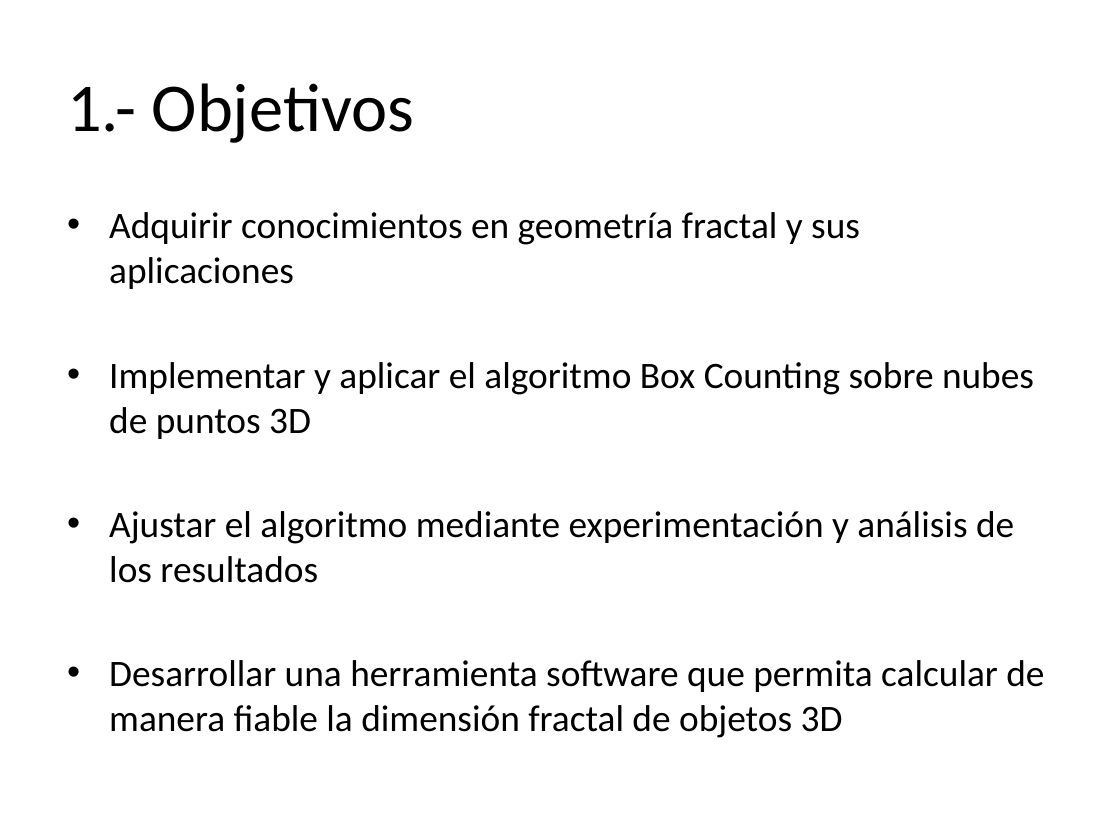
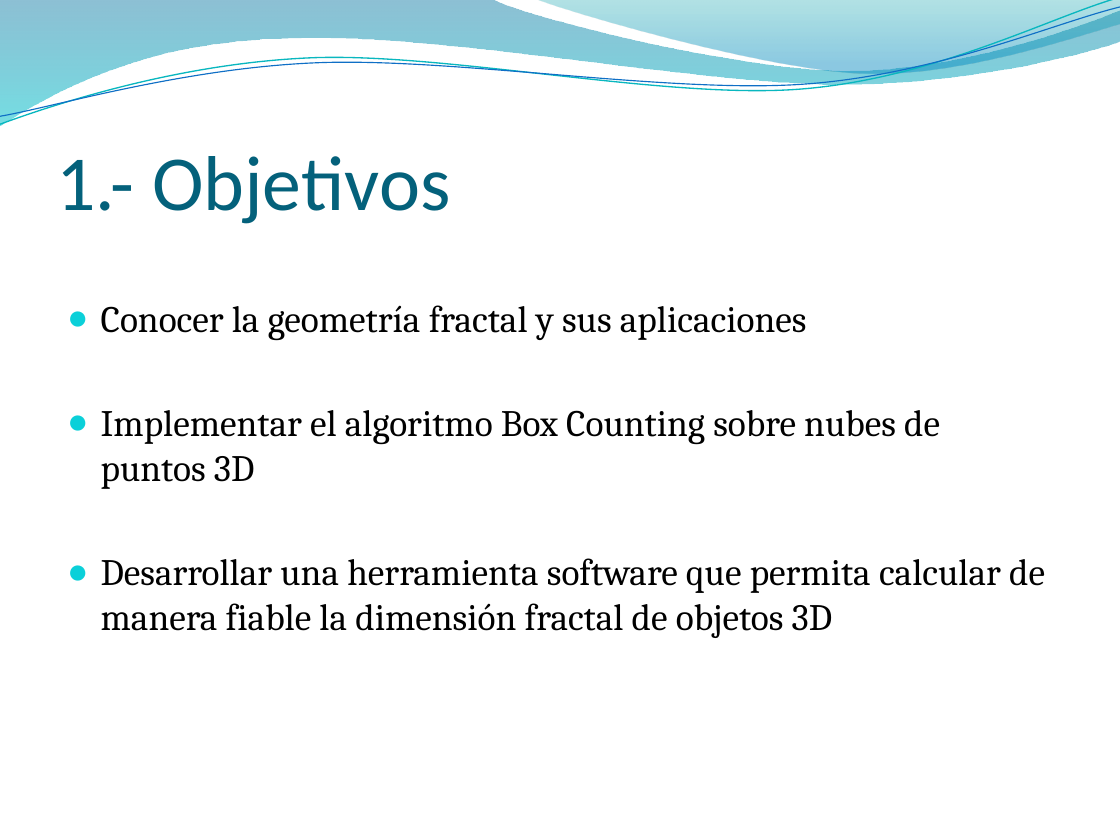
Before and after one commit to givorra/TFG, a slide deck: slide 3 of doc/presentacion.pptx. Drawn at 1120x840 pixels with LibreOffice and Linux fonts; fonts in the diff are those of the drawing; background and template pictures are left out. Boxes give left, top, right and bottom in pixels: in the first picture for what was removed or moved away, otherwise in the second. Text is boxed around its words. In the diff, an @@ line names an element or a change of style, - is before the commit and + after.

Commit message:
Presentacion

```diff
--- a/doc/presentacion.pptx
+++ b/doc/presentacion.pptx
@@ freeform shape added at box(0, 0, 1120, 127), fill gradient #0074A1 to #00C6CF @@
@@ freeform shape added at box(0, 0, 1120, 131), outline #0AB8BF 0.85 pt @@
@@ freeform shape added at box(0, 7, 1120, 125), outline #0F6FC6 0.75 pt @@
@@ freeform shape added at box(536, 0, 1120, 77), fill gradient #00A1A9 to #008BBF @@
@@ title "1.- Objetivos": place and size @@
-title "1.- Objetivos" at box(67, 83, 415, 143)
+title "1.- Objetivos" at box(56, 156, 450, 224)
@@ title "1.- Objetivos" at box(56, 156, 450, 224): size 44 to 50 pt, text colour #000000 to #04617B; vertical alignment middle to bottom @@
@@ text "Conocer la geometría fractal y ...": place and size @@
-text "Conocer la geometría fractal y ..." at box(109, 212, 1044, 738)
+text "Conocer la geometría fractal y ..." at box(101, 305, 1045, 638)
@@ text at box(101, 305, 940, 489): text changed; font Calibri to Cambria @@
-• Adquirir conocimientos en geometría fractal y sus aplicaciones
-• Implementar y aplicar el algoritmo Box Counting sobre nubes de puntos 3D
-• Ajustar el algoritmo mediante experimentación y análisis de los resultados
+● Conocer la geometría fractal y sus aplicaciones
+● Implementar el algoritmo Box Counting sobre nubes de puntos 3D
@@ text at box(101, 558, 1045, 638): font Calibri to Cambria in "Desarrollar una herramienta software que permita calcular ..."; bullet • to ● @@
```
Also in this commit, not shown: 4 other slides changed, 8 slides added.
